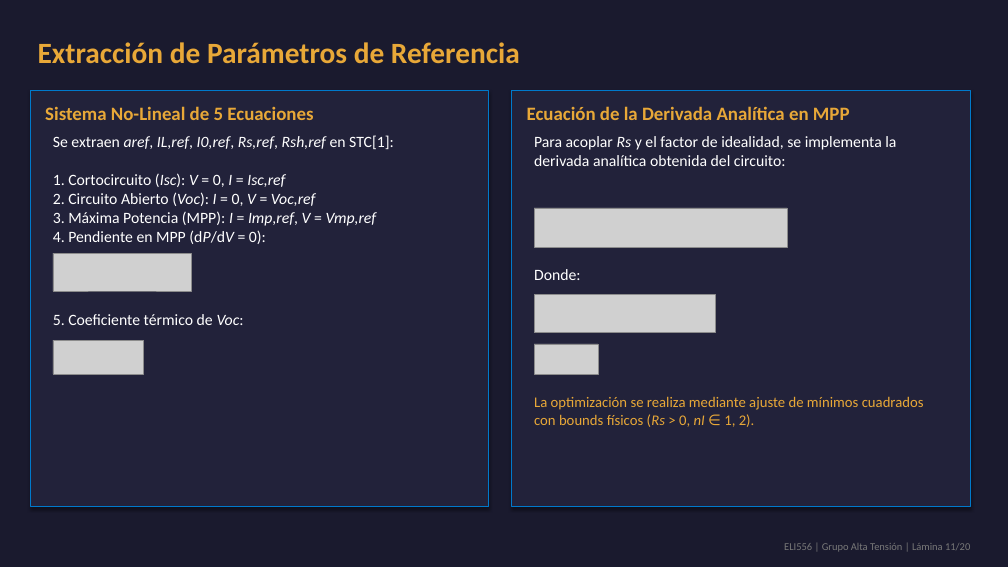
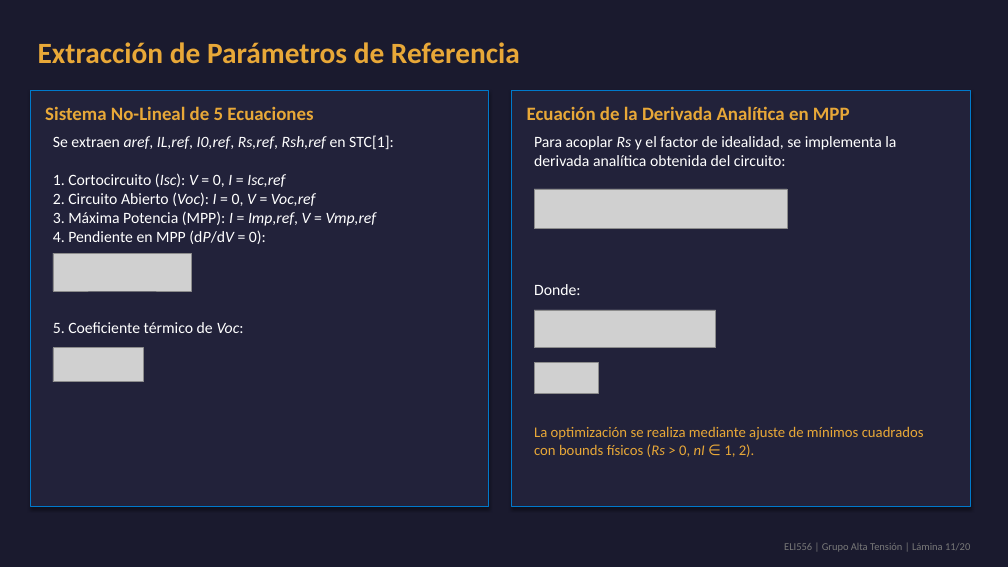
Before and after one commit to theChosen16/t2-paneles, a slide deck: slide 11 of output/Presentacion_Final_ELI556_Atacama.pptx. Drawn at 1008x567 pixels with LibreOffice and Linux fonts; fonts in the diff are those of the drawing; grey boxes stand for pictures. Boxes give left, top, right and bottom in pixels: in the first picture for what was removed or moved away, otherwise in the second. Text is boxed around its words. In the diff, an @@ line names an element or a change of style, - is before the commit and + after.

Commit message:
Optimize vertical spacing between equations/texts and remove Cover slide subtitle/citation

```diff
--- a/output/Presentacion_Final_ELI556_Atacama.pptx
+++ b/output/Presentacion_Final_ELI556_Atacama.pptx
@@ picture: place and size @@
-picture at box(535, 208, 788, 247)
+picture at box(535, 189, 788, 228)
@@ text "Donde:": place and size @@
-text "Donde:" at box(534, 269, 581, 280)
+text "Donde:" at box(534, 284, 581, 295)
@@ text "5. Coeficiente térmico de Voc:": place and size @@
-text "5. Coeficiente térmico de Voc:" at box(53, 314, 244, 325)
+text "5. Coeficiente térmico de Voc:" at box(53, 322, 244, 333)
@@ picture: place and size @@
-picture at box(535, 295, 716, 333)
+picture at box(535, 310, 716, 348)
@@ picture: place and size @@
-picture at box(53, 340, 144, 374)
+picture at box(53, 348, 144, 382)
@@ picture: place and size @@
-picture at box(535, 344, 598, 374)
+picture at box(535, 363, 598, 393)
@@ text "La optimización se realiza mediante ...": place and size @@
-text "La optimización se realiza mediante ..." at box(534, 396, 924, 427)
+text "La optimización se realiza mediante ..." at box(534, 426, 924, 457)
```
Also in this commit, not shown: 7 other slides changed, 9 other files.
